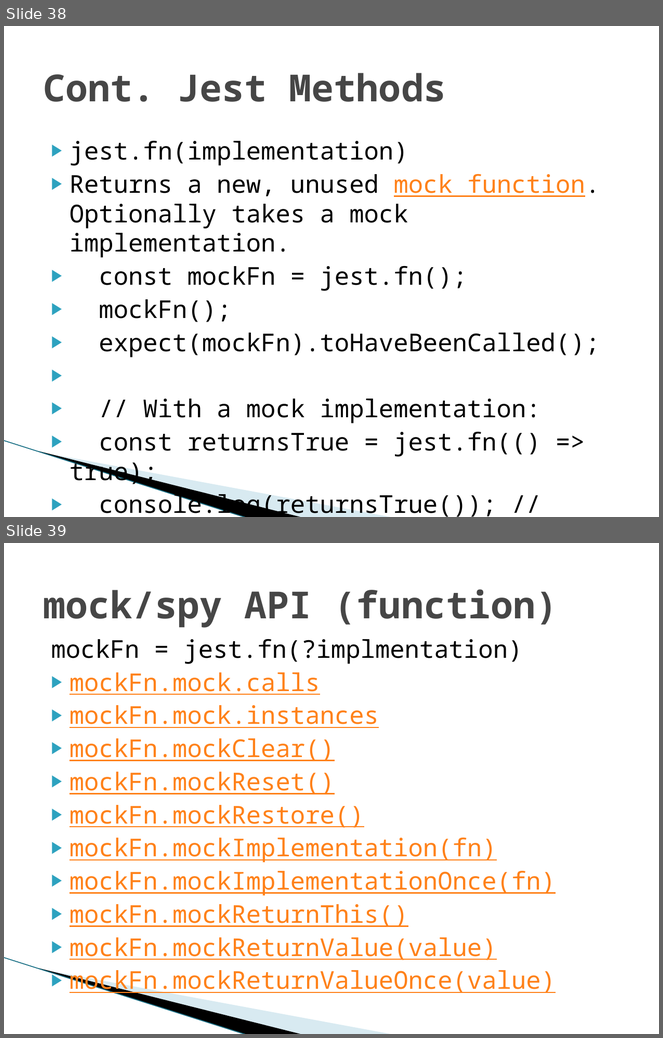
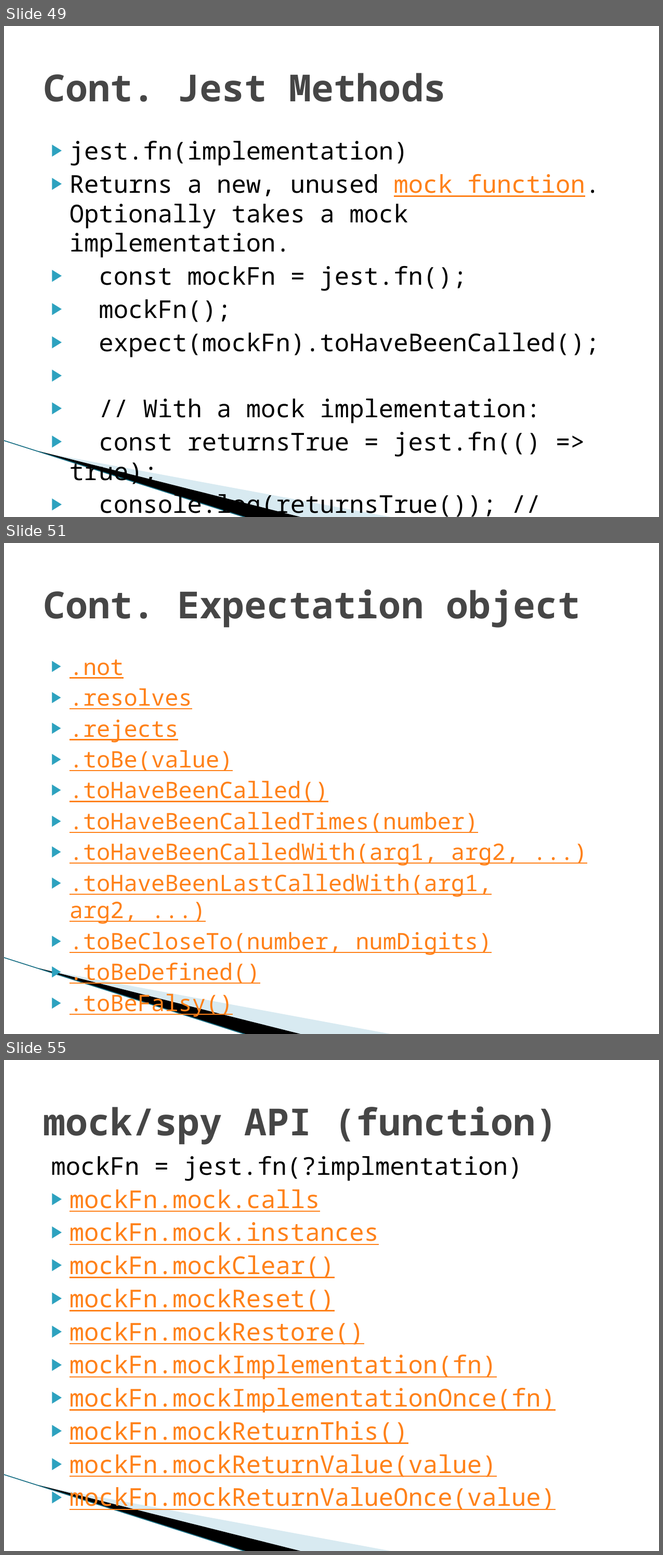
Before and after one commit to vsingh-techracers/sample-redux-app, a slide deck: Jest-presentation.pptx. Shown one above the other, each under a label of ours: slides 38 and 39 before the commit, slides 49, 51 and 55 after it; the slides between them are not shown. The pictures are 663x1038 and 663x1555 pixels, drawn with LibreOffice and Linux fonts; fonts in the diff are those of the drawing; background and template pictures are left out. Boxes give left, top, right and bottom in pixels: in the first picture for what was removed or moved away, otherwise in the second. Text is boxed around its words. In the diff, an @@ line names an element or a change of style, - is before the commit and + after.

```diff
--- a/Jest-presentation.pptx
+++ b/Jest-presentation.pptx
@@ slide 51 added at [4,543,659,1034], background #FFFFFF; not listed: 3 template elements that a slide beside it also shows @@
@@ title added at [43,589,580,628], 41 pt, text #464646, bold @@
+Cont. Expectation object
@@ text added at [70,659,519,987], 25 pt, text #FF8119, underline @@
+▶ .not
+▶ .resolves
+▶ .rejects
+▶ .toBe(value)
+▶ .toHaveBeenCalled()
+▶ .toHaveBeenCalledTimes(number)
+▶ .toHaveBeenCalledWith(arg1, arg2, ...)
+▶ .toHaveBeenLastCalledWith(arg1, arg2, ...)
+▶ .toBeCloseTo(number, numDigits)
+▶ .toBeDefined()
+▶ .toBeFalsy()
@@ what was slide 38 is now slide 49 @@
@@ what was slide 39 is now slide 55 @@
```
Also in this commit, not shown: 1 slide changed, 15 other slides added.
